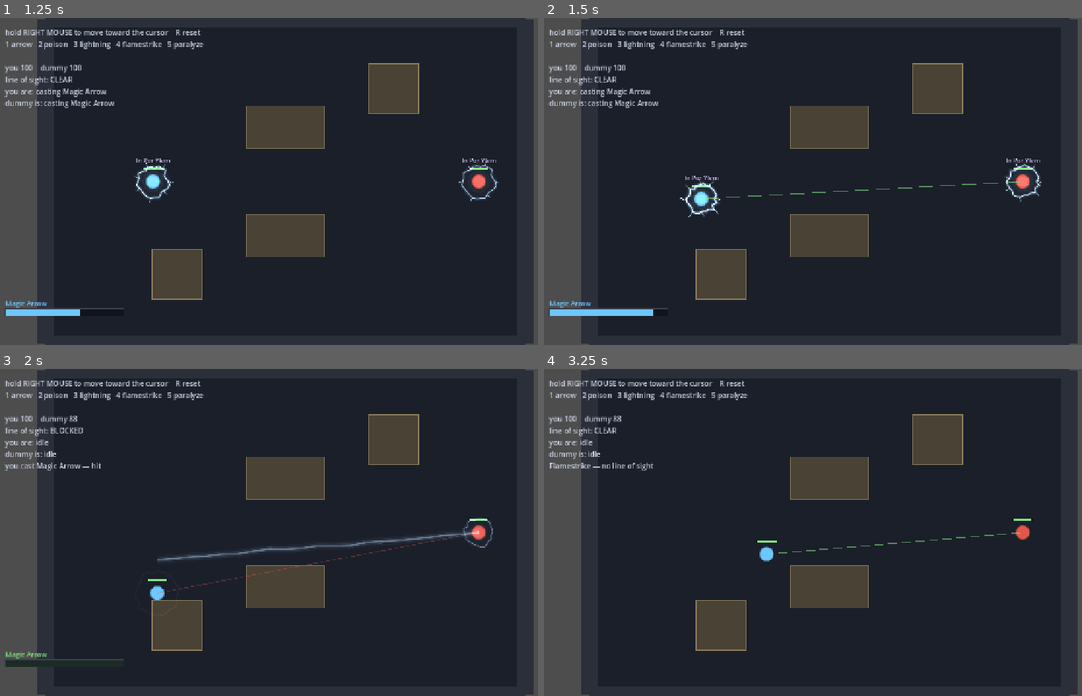
Above: before the commit, frames 1-4 (two rows, left to right).
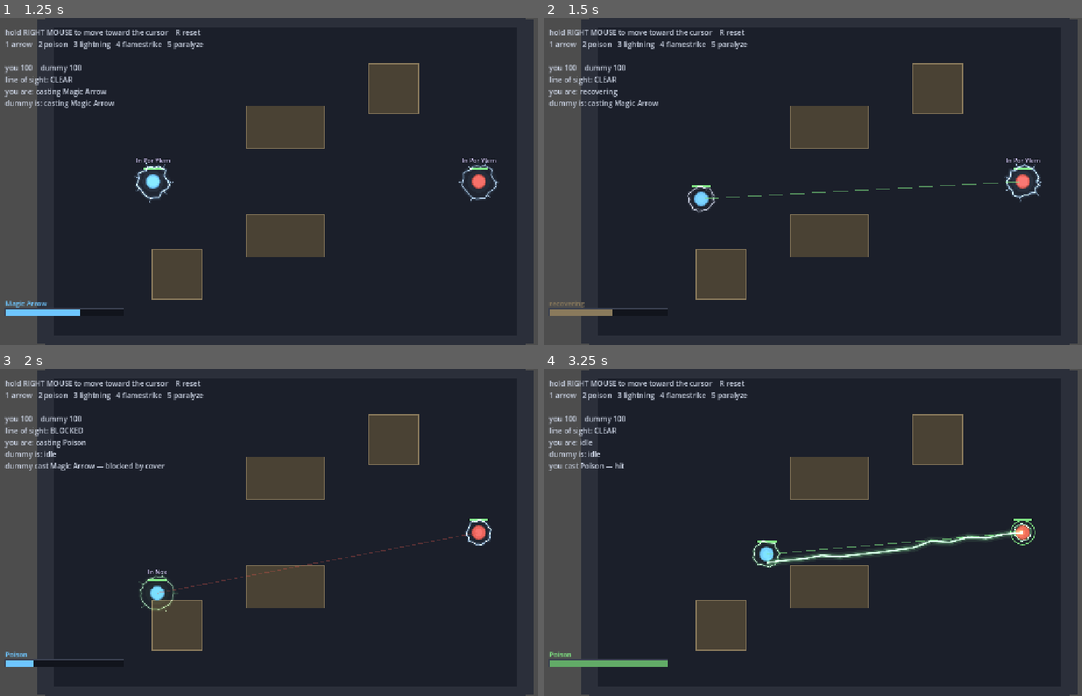
Above: after the commit, the same moments.

Repository: sirdeaz/uo-arena
Game: Godot game, scene res://autoload/boot.tscn
Same seed, same stepped clock (60 frames per second), same inputs: the game is played once before the commit and once after it.
Inputs (mouse positions are in pixels of both pictures, inside the frame that each line leads up to):
- Up to frame 1 (1.25 s): tap Enter at 0.5 s; move the mouse to (414, 165) at 0.52 s; hold D from 0.53 s (still down); tap 1 at 0.6 s; click (414, 165) at 0.67 s
- Up to frame 2 (1.5 s): move the mouse to (710, 197) at 1.27 s; release D at 1.28 s; hold S from 1.28 s (still down); tap 2 at 1.35 s
- Up to frame 3 (2 s): keep holding S
- Up to frame 4 (3.25 s): move the mouse to (888, 460) at 2.02 s; release S at 2.03 s; hold D 2.03-2.78 s; tap 3 at 2.1 s; move the mouse to (802, 597) at 2.77 s; hold W from 2.78 s (still down); tap 4 at 2.85 s; click (802, 597) at 2.92 s

Frame 1 is identical in both runs. In frame 2, 0.9% of the frame differs, in the area x 1-33%, y 21-92%; in frame 3, 1.7%; in frame 4, 1.7%, in the area x 0-92%, y 14-92%.

Commit message:
Allow abandoning a cast at any point, not just early
Recasting now fizzles the spell in progress wherever you are in it. Previously
a recast past the opening window was silently refused, so committing to a long
cast locked you into it — you could not react to an opponent breaking line of
sight halfway through a flamestrike.

The cost is deliberately flat: abandoning late pays the same recovery as
abandoning early. If a late bail-out were cheaper, the strongest opening would
always be a long cast held purely as a threat and dropped for free.

Spam still lands nothing, now tested at both extremes — pressing immediately,
and pressing just before each cast would have completed.

This reverses the "silently denied" half of the original design note. The
feint it was protecting is untouched and in fact extended: the whole cast is
now a bluff you can hold.

fizzle_window_seconds is left in place but reads nowhere, and is marked as
such so it cannot be mistaken for a live tuning knob.

Co-Authored-By: Claude Opus 5 <noreply@anthropic.com>

Diff:
--- a/common/entity_state.gd
+++ b/common/entity_state.gd
@@ -56,12 +56,13 @@
 		return false
 
 	if current_state == State.CASTING:
-		if cast_time_elapsed >= current_spell.fizzle_window_seconds:
-			# Already resolving naturally; treat as denied — no queueing for now.
-			return false
-		# Casting again too soon fizzles the IN-PROGRESS spell, not the new one.
-		# The new one waits out the recovery instead of starting here.
-		_fizzle_cast("recast_too_soon")
+		# Casting again fizzles the IN-PROGRESS spell, not the new one, at any point in
+		# the cast. The new one waits out the recovery instead of starting here.
+		#
+		# Abandoning late costs exactly the same as abandoning early. If a late bail-out
+		# were cheaper, the strongest play would be to open every fight with a long cast
+		# purely as a threat and drop it for free.
+		_fizzle_cast("recast")
 		pending_spell = spell
 		recovery_time_elapsed = 0.0
 		_set_state(State.RECOVERING)
--- a/common/spells/spell_data.gd
+++ b/common/spells/spell_data.gd
@@ -8,7 +8,11 @@
 ## coming, so it is gameplay information, not decoration.
 @export var mantra: String = ""
 @export var cast_time_seconds: float = 1.0
-@export var fizzle_window_seconds: float = 0.25  # window after cast starts where a new cast attempt fizzles this one
+## CURRENTLY UNUSED. Recasting now abandons the spell in progress at any point in the
+## cast, not only inside an opening window, so nothing reads this. Kept rather than
+## deleted in case the window earns a different role — but it controls nothing today,
+## and editing it will not change how the game plays.
+@export var fizzle_window_seconds: float = 0.25
 @export var damage: float = 0.0
 @export var effect_type: EffectType = EffectType.DAMAGE
 @export var effect_duration_seconds: float = 0.0  # used for poison/paralyze
--- a/tests/test_entity_state.gd
+++ b/tests/test_entity_state.gd
@@ -51,12 +51,30 @@
 	assert_eq(state.current_state, EntityState.State.IDLE, "and return to idle")
 
 
-func test_recast_after_the_fizzle_window_is_denied() -> void:
+func test_recast_late_in_a_cast_also_fizzles_and_chains() -> void:
+	# You may abandon a cast at any point, not only in its first moments.
 	state.try_start_cast(_flamestrike())
-	state.tick(1.0)  # well past flamestrike's 0.25s window
-	assert_false(state.try_start_cast(_lightning()), "late recast should be refused")
-	assert_eq(state.current_spell, _flamestrike(), "original spell keeps casting")
-	assert_true(fizzled.is_empty(), "and nothing should fizzle")
+	state.tick(2.0)  # deep into flamestrike's 2.5s cast
+	assert_true(state.try_start_cast(_lightning()), "a late recast is accepted")
+	assert_eq(fizzled.size(), 1, "the abandoned spell fizzles")
+	assert_eq(fizzled[0][0].spell_name, "Flamestrike", "flamestrike is what dies")
+	assert_eq(state.current_state, EntityState.State.RECOVERING, "recovery is still paid")
+
+
+func test_abandoning_a_cast_costs_the_same_whenever_you_do_it() -> void:
+	# Bailing out late must not be cheaper than bailing out early, or the right play
+	# would always be to start a long cast and abort it.
+	state.try_start_cast(_flamestrike())
+	state.tick(2.4)
+	state.try_start_cast(_lightning())
+	state.tick(Constants.GLOBAL_CAST_RECOVERY_SECONDS - 0.01)
+	assert_eq(
+		state.current_state,
+		EntityState.State.RECOVERING,
+		"recovery runs its full length however late the recast was"
+	)
+	state.tick(0.02)
+	assert_eq(state.current_state, EntityState.State.CASTING, "then the chain starts")
 
 
 # ── the fizzle chain ──────────────────────────────────────────────────────────
@@ -67,7 +85,7 @@
 	state.try_start_cast(_lightning())
 	assert_eq(fizzled.size(), 1, "the in-progress spell should fizzle")
 	assert_eq(fizzled[0][0].spell_name, "Flamestrike", "flamestrike is the one that dies")
-	assert_eq(fizzled[0][1], "recast_too_soon", "with the recast reason")
+	assert_eq(fizzled[0][1], "recast", "with the recast reason")
 
 
 func test_recast_inside_the_window_enters_recovery() -> void:
@@ -115,7 +133,7 @@
 	assert_eq(fizzled.size(), 1, "and the denied press shouldn't fizzle anything extra")
 
 
-func test_spamming_inside_the_window_never_completes_a_spell() -> void:
+func test_spamming_never_completes_a_spell() -> void:
 	# The feint: every press restarts the cycle, so nothing ever resolves.
 	state.try_start_cast(_flamestrike())
 	for i in 5:
@@ -123,6 +141,17 @@
 		state.try_start_cast(_lightning())  # denied while recovering, fizzles while casting
 		state.tick(0.25)
 	assert_true(completed_spells.is_empty(), "spam-casting should never land a spell")
+
+
+func test_spamming_late_in_long_casts_still_never_lands() -> void:
+	# Now that a late recast is allowed, check the punishment survives at the other
+	# extreme: pressing just before each cast would have completed.
+	state.try_start_cast(_flamestrike())
+	for i in 4:
+		state.tick(2.4)
+		state.try_start_cast(_flamestrike())
+		state.tick(Constants.GLOBAL_CAST_RECOVERY_SECONDS)
+	assert_true(completed_spells.is_empty(), "aborting at the last moment lands nothing")
 
 
 # ── regressions: transient states must not clobber a new cast ─────────────────
Not shown, changed: README.md
